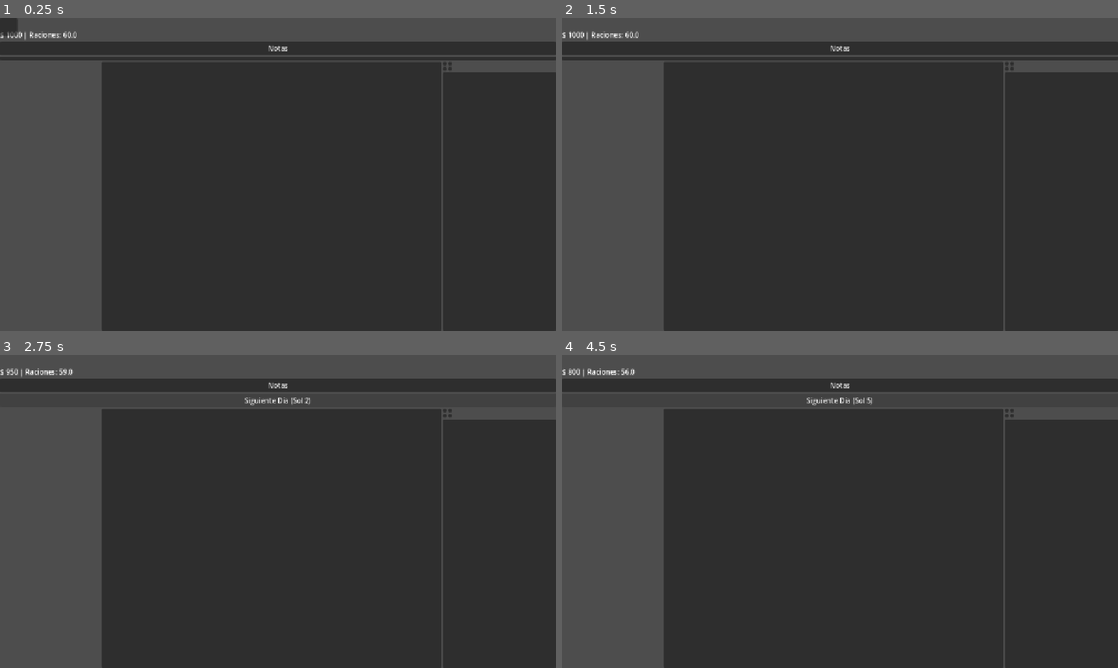
Above: before the commit, frames 1-4 (two rows, left to right).
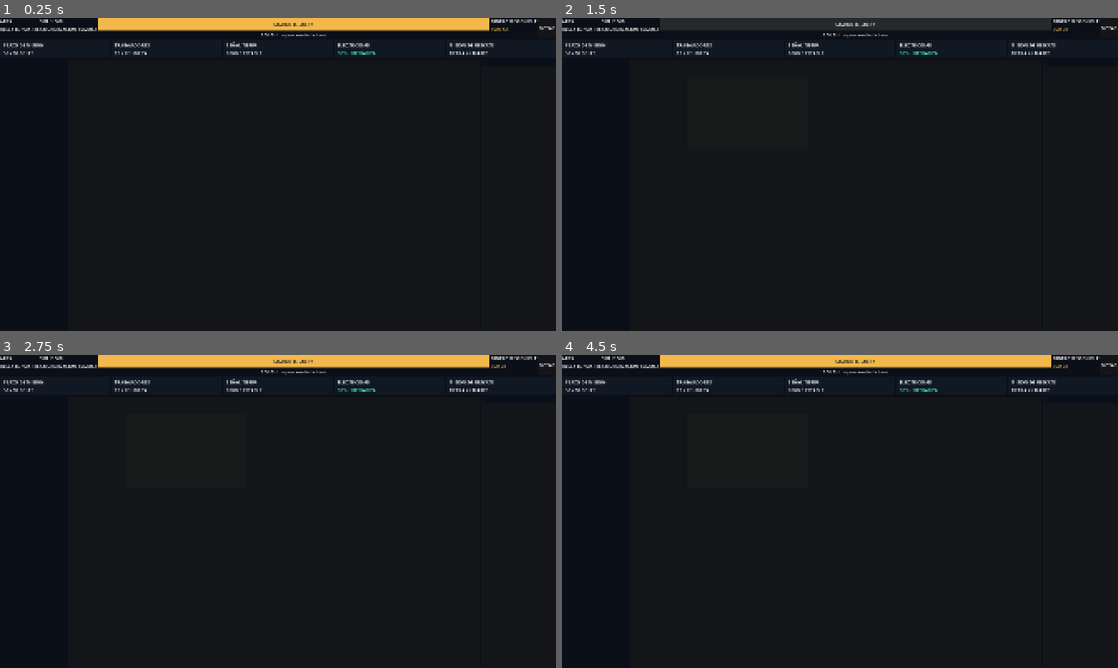
Above: after the commit, the same moments.

Repository: Limoncito1264/los-peculiares
Game: Godot game, scene res://scenes/cockpit_main.tscn
The game is run twice, just before and just after one commit, with the same random seed, the same clock (stepped at 60 frames per second) and the same inputs. The project has no main scene, so this scene is started directly.
Inputs (mouse positions are in pixels of both pictures, inside the frame that each line leads up to):
- Up to frame 1 (0.25 s): no input
- Up to frame 2 (1.5 s): click "Notas" (after the commit: "NOTAS") at 0.5 s; click (856, 24) at 1.25 s, where only the run after the commit has a clickable "SIGUIENTE SOL >>"
- Up to frame 3 (2.75 s): click (278, 395) at 2.02 s
- Up to frame 4 (4.5 s): click (840, 401) at 2.75 s, where only the run before the commit has a clickable "Siguiente Día (Sol 2)"; click (840, 401) at 3.5 s, where only the run before the commit has a clickable "Siguiente Día (Sol 3)"; click (840, 401) at 4.25 s, where only the run before the commit has a clickable "Siguiente Día (Sol 4)"

The runs differ from the first frame. In frame 1, 100% of the frame differs, in the area x 0-100%, y 0-100%; in frame 2, 95%; in frame 3, 95%; in frame 4, 95%.

Commit message:
Ni idea, minor changes supongo

Diff:
--- a/autoload/GameManager.gd
+++ b/autoload/GameManager.gd
@@ -106,3 +106,126 @@
 func change_phase(new_phase: MissionPhase) -> void:
 	current_phase = new_phase
 	Events.phase_changed.emit(new_phase)
+
+
+# --- SISTEMA DE MANTENIMIENTO ---
+var turno_marte_usado: bool = false
+var fallas_activas: Array[Dictionary] = []
+
+var catalogo_fallas: Array[Dictionary] = [
+	{
+		"id": "mars_antenna",
+		"ubicacion": "MARTE",
+		"titulo": "Antena Desalineada",
+		"desc": "Corta la señal con la Tierra hasta salir a recalibrar el plato.",
+		"costo_dinero": 0,
+		"costo_turno": true
+	},
+	{
+		"id": "mars_solar_dust",
+		"ubicacion": "MARTE",
+		"titulo": "Polvo en Paneles Solares",
+		"desc": "Modo ahorro: apaga la cámara de la Tierra y bloquea las Notas.",
+		"costo_dinero": 0,
+		"costo_turno": true
+	},
+	{
+		"id": "mars_telemetry",
+		"ubicacion": "MARTE",
+		"titulo": "Interferencia en Telemetría",
+		"desc": "Oculta el porcentaje real de avance del cohete.",
+		"costo_dinero": 50,
+		"costo_turno": false
+	},
+	{
+		"id": "mars_clock_drift",
+		"ubicacion": "MARTE",
+		"titulo": "Fallo en Reloj Orbital",
+		"desc": "Desincronización: cada jornada consume 2 Soles del plazo.",
+		"costo_dinero": 0,
+		"costo_turno": true
+	},
+	{
+		"id": "earth_crane",
+		"ubicacion": "TIERRA",
+		"titulo": "Grúa de Ensamblaje Averiada",
+		"desc": "Los chalanes no pueden mover piezas. Construcción detenida.",
+		"costo_dinero": 150,
+		"costo_turno": false
+	},
+	{
+		"id": "earth_weld",
+		"ubicacion": "TIERRA",
+		"titulo": "Soldadura Defectuosa en Tanque",
+		"desc": "Microfractura en el fuselaje. Riesgo crítico en el lanzamiento.",
+		"costo_dinero": 120,
+		"costo_turno": false
+	},
+	{
+		"id": "earth_burnout",
+		"ubicacion": "TIERRA",
+		"titulo": "Agotamiento de los Chalanes",
+		"desc": "El personal en Tierra está exhausto y avanza más lento.",
+		"costo_dinero": 100,
+		"costo_turno": false
+	},
+	{
+		"id": "earth_shortcircuit",
+		"ubicacion": "TIERRA",
+		"titulo": "Cortocircuito en Banco de Pruebas",
+		"desc": "El balance energético de la nave pierde -15 puntos.",
+		"costo_dinero": 90,
+		"costo_turno": false
+	},
+	{
+		"id": "earth_cleanroom",
+		"ubicacion": "TIERRA",
+		"titulo": "Polvo en la Sala Limpia",
+		"desc": "Contaminación en sensores: pierdes -5 puntos de ciencia por Sol.",
+		"costo_dinero": 75,
+		"costo_turno": false
+	}
+]
+
+func tiene_falla(id_falla: String) -> bool:
+	for f in fallas_activas:
+		if f["id"] == id_falla:
+			return true
+	return false
+
+func intentar_generar_falla() -> void:
+	turno_marte_usado = false
+	if fallas_activas.size() < 4 and randf() < 0.40:
+		var disponibles: Array[Dictionary] = []
+		for item in catalogo_fallas:
+			if not tiene_falla(item["id"]):
+				disponibles.append(item)
+		if disponibles.size() > 0:
+			var nueva: Dictionary = disponibles.pick_random().duplicate()
+			fallas_activas.append(nueva)
+			if nueva["id"] == "mars_antenna":
+				has_signal = false
+				Events.signal_status_changed.emit(false)
+
+func reparar_falla(indice: int) -> bool:
+	if indice < 0 or indice >= fallas_activas.size():
+		return false
+	var falla: Dictionary = fallas_activas[indice]
+	if falla["ubicacion"] == "TIERRA":
+		if not has_signal or budget < falla["costo_dinero"]:
+			return false
+		budget -= falla["costo_dinero"]
+	elif falla["ubicacion"] == "MARTE":
+		if falla["costo_turno"] and turno_marte_usado:
+			return false
+		if budget < falla["costo_dinero"]:
+			return false
+		budget -= falla["costo_dinero"]
+		if falla["costo_turno"]:
+			turno_marte_usado = true
+		if falla["id"] == "mars_antenna":
+			has_signal = true
+			Events.signal_status_changed.emit(true)
+	fallas_activas.remove_at(indice)
+	Events.resources_updated.emit()
+	return true
--- a/project.godot
+++ b/project.godot
@@ -21,8 +21,8 @@
 
 [display]
 
-window/size/viewport_width=1280
-window/size/viewport_height=720
+window/size/viewport_width=1920
+window/size/viewport_height=1080
 window/stretch/mode="canvas_items"
 window/stretch/aspect="expand"
 
--- a/scenes/cockpit_main.gd
+++ b/scenes/cockpit_main.gd
@@ -2,11 +2,16 @@
 
 @onready var contenedor_central: PanelContainer = $VBoxPrincipal/CuerpoMonitor/ContenedorCentral
 @onready var ventana_notas: Panel = $VentanaNotas
-@onready var label_presupuesto: Label = $VBoxPrincipal/BarraSuperior/LabelPresupuesto
-@onready var icono_senal: Label = $VBoxPrincipal/BarraSuperior/IconoSenal
-@onready var btn_siguiente_dia: Button = $VBoxPrincipal/BarraSuperior/BtnSiguienteDia
 
-# Precargamos las 4 escenas centrales (crea archivos vacíos con esos nombres si aún no existen)
+@onready var lbl_sol_contador: Label = $VBoxPrincipal/HeaderSuperior/FilaArriba/CajaSolActual/LblSolContador
+@onready var btn_siguiente_sol: Button = $VBoxPrincipal/HeaderSuperior/FilaArriba/CentroBotonSol/BtnSiguienteSol
+@onready var lbl_dinero_valor: Label = $VBoxPrincipal/HeaderSuperior/FilaArriba/CajaDinero/LblDineroValor
+@onready var btn_notas: Button = $VBoxPrincipal/HeaderSuperior/FilaArriba/BtnNotas
+
+@onready var lbl_plazo_valor: Label = $VBoxPrincipal/HeaderSuperior/FilaTarjetas/CardPlazo/VBox/LblValor
+@onready var lbl_senal_valor: Label = $VBoxPrincipal/HeaderSuperior/FilaTarjetas/CardSenal/VBox/LblValor
+@onready var lbl_electricidad_valor: Label = $VBoxPrincipal/HeaderSuperior/FilaTarjetas/CardElectricidad/VBox/LblValor
+
 var escenas_menu := {
 	"comprar": preload("res://scenes/tab_shop.tscn"),
 	"mantenimiento": preload("res://scenes/tab_maintenance.tscn"),
@@ -15,38 +20,83 @@
 }
 
 func _ready() -> void:
-	# Conectar botones de arriba a la derecha
+	_aplicar_estilo_ares()
+
+	# Conectar los 4 botones de la derecha
 	$VBoxPrincipal/CuerpoMonitor/PanelDerecho/BotonesMenu/BtnComprar.pressed.connect(func(): cambiar_menu("comprar"))
 	$VBoxPrincipal/CuerpoMonitor/PanelDerecho/BotonesMenu/BtnMantenimiento.pressed.connect(func(): cambiar_menu("mantenimiento"))
 	$VBoxPrincipal/CuerpoMonitor/PanelDerecho/BotonesMenu/BtnDiseno.pressed.connect(func(): cambiar_menu("diseno"))
 	$VBoxPrincipal/CuerpoMonitor/PanelDerecho/BotonesMenu/BtnLanzamiento.pressed.connect(func(): cambiar_menu("lanzamiento"))
 
 	# Conectar barra superior
-	$VBoxPrincipal/BarraSuperior/BtnNotas.pressed.connect(func(): ventana_notas.visible = !ventana_notas.visible)
-	btn_siguiente_dia.pressed.connect(_on_siguiente_dia_pressed)
+	btn_siguiente_sol.pressed.connect(_on_siguiente_sol_pressed)
+	btn_notas.pressed.connect(func(): ventana_notas.visible = !ventana_notas.visible)
 
-	# Escuchar cambios globales
-	Events.resources_updated.connect(_actualizar_barra_superior)
+	# Escuchar cambios desde GameManager
+	Events.resources_updated.connect(_actualizar_header)
 	Events.signal_status_changed.connect(_actualizar_senal)
 
-	_actualizar_barra_superior()
+	_actualizar_header()
 	cambiar_menu("comprar")
 
 func cambiar_menu(clave: String) -> void:
-	# Borra el menú anterior del centro
 	for hijo in contenedor_central.get_children():
 		hijo.queue_free()
-
-	# Instancia el nuevo menú seleccionado
 	var nueva_escena = escenas_menu[clave].instantiate()
 	contenedor_central.add_child(nueva_escena)
 
-func _on_siguiente_dia_pressed() -> void:
+func _on_siguiente_sol_pressed() -> void:
 	GameManager.advance_sol()
-	btn_siguiente_dia.text = "Siguiente Día (Sol %d)" % GameManager.current_sol
+	_actualizar_header()
 
-func _actualizar_barra_superior() -> void:
-	label_presupuesto.text = "$ %d | Raciones: %.1f" % [GameManager.budget, GameManager.food_rations]
+func _actualizar_header() -> void:
+	var sol_actual: int = GameManager.current_sol
+	var soles_restantes: int = max(0, 60 - sol_actual)
+
+	lbl_sol_contador.text = "SOL %d / 60" % sol_actual
+	lbl_plazo_valor.text = "%d / 60 SOLES" % soles_restantes
+	lbl_dinero_valor.text = "%d CR" % GameManager.budget
+
+	# Si hay polvo en paneles solares en Marte, baja energía y bloquea Notas
+	var baja_energia: bool = GameManager.tiene_falla("mars_solar_dust")
+	lbl_electricidad_valor.text = "35% · AHORRO" if baja_energia else "88% · OPERATIVA"
+	lbl_electricidad_valor.modulate = Color("#F2B84B") if baja_energia else Color("#4CE0B3")
+	btn_notas.disabled = baja_energia
+	if baja_energia:
+		ventana_notas.visible = false
 
 func _actualizar_senal(esta_en_linea: bool) -> void:
-	icono_senal.text = "SEÑAL: ACTIVA" if esta_en_linea else "SIN SEÑAL"
+	if esta_en_linea:
+		lbl_senal_valor.text = "100% · ESTABLE"
+		lbl_senal_valor.modulate = Color("#4CE0B3")
+	else:
+		lbl_senal_valor.text = "0% · SIN SEÑAL"
+		lbl_senal_valor.modulate = Color("#FF5C5C")
+
+func _aplicar_estilo_ares() -> void:
+	# Botón amarillo "SIGUIENTE SOL >>"
+	var estilo_btn := StyleBoxFlat.new()
+	estilo_btn.bg_color = Color("#F2B84B")
+	estilo_btn.set_corner_radius_all(3)
+	estilo_btn.content_margin_left = 24
+	estilo_btn.content_margin_right = 24
+	estilo_btn.content_margin_top = 10
+	estilo_btn.content_margin_bottom = 10
+
+	btn_siguiente_sol.add_theme_stylebox_override("normal", estilo_btn)
+	btn_siguiente_sol.add_theme_color_override("font_color", Color("#0B111A"))
+	lbl_dinero_valor.modulate = Color("#F2B84B")
+
+	# Estilo oscuro con borde azulado para las 5 tarjetas
+	var estilo_card := StyleBoxFlat.new()
+	estilo_card.bg_color = Color("#101824")
+	estilo_card.border_color = Color("#22324A")
+	estilo_card.set_border_width_all(1)
+	estilo_card.content_margin_left = 12
+	estilo_card.content_margin_right = 12
+	estilo_card.content_margin_top = 8
+	estilo_card.content_margin_bottom = 8
+
+	for card in $VBoxPrincipal/HeaderSuperior/FilaTarjetas.get_children():
+		if card is PanelContainer:
+			card.add_theme_stylebox_override("panel", estilo_card)
--- a/scenes/cockpit_main.tscn
+++ b/scenes/cockpit_main.tscn
@@ -11,6 +11,15 @@
 grow_vertical = 2
 script = ExtResource("1_tm1x2")
 
+[node name="ColorRect" type="ColorRect" parent="." unique_id=843242540]
+layout_mode = 1
+anchors_preset = 15
+anchor_right = 1.0
+anchor_bottom = 1.0
+grow_horizontal = 2
+grow_vertical = 2
+color = Color(0.039215688, 0.05882353, 0.09411765, 1)
+
 [node name="VBoxPrincipal" type="VBoxContainer" parent="." unique_id=1608062145]
 layout_mode = 1
 anchors_preset = 15
@@ -19,21 +28,139 @@
 grow_horizontal = 2
 grow_vertical = 2
 
-[node name="BarraSuperior" type="VBoxContainer" parent="VBoxPrincipal" unique_id=1063356828]
-layout_mode = 2
-
-[node name="IconoSenal" type="Label" parent="VBoxPrincipal/BarraSuperior" unique_id=1746043241]
-layout_mode = 2
-
-[node name="LabelPresupuesto" type="Label" parent="VBoxPrincipal/BarraSuperior" unique_id=1400184965]
-layout_mode = 2
-
-[node name="BtnNotas" type="Button" parent="VBoxPrincipal/BarraSuperior" unique_id=696429360]
-layout_mode = 2
-text = "Notas"
-
-[node name="BtnSiguienteDia" type="Button" parent="VBoxPrincipal/BarraSuperior" unique_id=866029354]
-layout_mode = 2
+[node name="HeaderSuperior" type="VBoxContainer" parent="VBoxPrincipal" unique_id=2062049628]
+layout_mode = 2
+
+[node name="FilaArriba" type="HBoxContainer" parent="VBoxPrincipal/HeaderSuperior" unique_id=1899574106]
+layout_mode = 2
+
+[node name="CajaLogo" type="VBoxContainer" parent="VBoxPrincipal/HeaderSuperior/FilaArriba" unique_id=642748666]
+layout_mode = 2
+
+[node name="LblTitulo" type="Label" parent="VBoxPrincipal/HeaderSuperior/FilaArriba/CajaLogo" unique_id=1169762557]
+layout_mode = 2
+text = "ARES"
+
+[node name="LblSubtitulo" type="Label" parent="VBoxPrincipal/HeaderSuperior/FilaArriba/CajaLogo" unique_id=931260975]
+layout_mode = 2
+text = "RESCATE / MARTE"
+
+[node name="CajaSolActual" type="VBoxContainer" parent="VBoxPrincipal/HeaderSuperior/FilaArriba" unique_id=1789404817]
+layout_mode = 2
+
+[node name="LblSolContador" type="Label" parent="VBoxPrincipal/HeaderSuperior/FilaArriba/CajaSolActual" unique_id=1296828083]
+layout_mode = 2
+text = "SOL 0 / 60"
+
+[node name="LblEstadoRemoto" type="Label" parent="VBoxPrincipal/HeaderSuperior/FilaArriba/CajaSolActual" unique_id=918577628]
+layout_mode = 2
+text = "COORDINACION REMOTA"
+
+[node name="CentroBotonSol" type="VBoxContainer" parent="VBoxPrincipal/HeaderSuperior/FilaArriba" unique_id=518342658]
+layout_mode = 2
+size_flags_horizontal = 3
+
+[node name="BtnSiguienteSol" type="Button" parent="VBoxPrincipal/HeaderSuperior/FilaArriba/CentroBotonSol" unique_id=1422432592]
+layout_mode = 2
+text = "SIGUIENTE SOL >>"
+
+[node name="LblProximoEvento" type="Label" parent="VBoxPrincipal/HeaderSuperior/FilaArriba/CentroBotonSol" unique_id=1181082967]
+layout_mode = 2
+text = "SOL 3 * Inspeccion de la base"
+horizontal_alignment = 1
+
+[node name="CajaDinero" type="VBoxContainer" parent="VBoxPrincipal/HeaderSuperior/FilaArriba" unique_id=1328109876]
+layout_mode = 2
+
+[node name="LblDineroTitulo" type="Label" parent="VBoxPrincipal/HeaderSuperior/FilaArriba/CajaDinero" unique_id=779969946]
+layout_mode = 2
+text = "DINERO DISPONIBLE"
+
+[node name="LblDineroValor" type="Label" parent="VBoxPrincipal/HeaderSuperior/FilaArriba/CajaDinero" unique_id=1354671673]
+layout_mode = 2
+text = "1000 $"
+
+[node name="BtnNotas" type="Button" parent="VBoxPrincipal/HeaderSuperior/FilaArriba" unique_id=732217009]
+layout_mode = 2
+text = "NOTAS"
+
+[node name="FilaTarjetas" type="HBoxContainer" parent="VBoxPrincipal/HeaderSuperior" unique_id=2075919647]
+layout_mode = 2
+
+[node name="CardPlazo" type="PanelContainer" parent="VBoxPrincipal/HeaderSuperior/FilaTarjetas" unique_id=1004290511]
+layout_mode = 2
+size_flags_horizontal = 3
+
+[node name="VBox" type="VBoxContainer" parent="VBoxPrincipal/HeaderSuperior/FilaTarjetas/CardPlazo" unique_id=1526109983]
+layout_mode = 2
+
+[node name="LblTitulo" type="Label" parent="VBoxPrincipal/HeaderSuperior/FilaTarjetas/CardPlazo/VBox" unique_id=352551604]
+layout_mode = 2
+text = "PLAZO DE MISION"
+
+[node name="LblValor" type="Label" parent="VBoxPrincipal/HeaderSuperior/FilaTarjetas/CardPlazo/VBox" unique_id=360212534]
+layout_mode = 2
+text = "60 / 60 SOLES"
+
+[node name="CardTrabajadores" type="PanelContainer" parent="VBoxPrincipal/HeaderSuperior/FilaTarjetas" unique_id=1004173706]
+layout_mode = 2
+size_flags_horizontal = 3
+
+[node name="VBox" type="VBoxContainer" parent="VBoxPrincipal/HeaderSuperior/FilaTarjetas/CardTrabajadores" unique_id=455486833]
+layout_mode = 2
+
+[node name="LblTitulo" type="Label" parent="VBoxPrincipal/HeaderSuperior/FilaTarjetas/CardTrabajadores/VBox" unique_id=1243727327]
+layout_mode = 2
+text = "TRABAJADORES"
+
+[node name="LblValor" type="Label" parent="VBoxPrincipal/HeaderSuperior/FilaTarjetas/CardTrabajadores/VBox" unique_id=257217101]
+layout_mode = 2
+text = "12 / 12 LIBRES"
+
+[node name="CardSenal" type="PanelContainer" parent="VBoxPrincipal/HeaderSuperior/FilaTarjetas" unique_id=1307021454]
+layout_mode = 2
+size_flags_horizontal = 3
+
+[node name="VBox" type="VBoxContainer" parent="VBoxPrincipal/HeaderSuperior/FilaTarjetas/CardSenal" unique_id=1080241]
+layout_mode = 2
+
+[node name="LblTitulo" type="Label" parent="VBoxPrincipal/HeaderSuperior/FilaTarjetas/CardSenal/VBox" unique_id=521770656]
+layout_mode = 2
+text = "SEÑAL TIERRA"
+
+[node name="LblValor" type="Label" parent="VBoxPrincipal/HeaderSuperior/FilaTarjetas/CardSenal/VBox" unique_id=1588681079]
+layout_mode = 2
+text = "100% * ESTABLE"
+
+[node name="CardElectricidad" type="PanelContainer" parent="VBoxPrincipal/HeaderSuperior/FilaTarjetas" unique_id=1291451763]
+layout_mode = 2
+size_flags_horizontal = 3
+
+[node name="VBox" type="VBoxContainer" parent="VBoxPrincipal/HeaderSuperior/FilaTarjetas/CardElectricidad" unique_id=683454585]
+layout_mode = 2
+
+[node name="LblTitulo" type="Label" parent="VBoxPrincipal/HeaderSuperior/FilaTarjetas/CardElectricidad/VBox" unique_id=1873294610]
+layout_mode = 2
+text = "ELECTRICIDAD"
+
+[node name="LblValor" type="Label" parent="VBoxPrincipal/HeaderSuperior/FilaTarjetas/CardElectricidad/VBox" unique_id=103656834]
+layout_mode = 2
+text = "88% * OPERATIVA"
+
+[node name="CardMision" type="PanelContainer" parent="VBoxPrincipal/HeaderSuperior/FilaTarjetas" unique_id=1959734893]
+layout_mode = 2
+size_flags_horizontal = 3
+
+[node name="VBox" type="VBoxContainer" parent="VBoxPrincipal/HeaderSuperior/FilaTarjetas/CardMision" unique_id=1721426385]
+layout_mode = 2
+
+[node name="LblTitulo" type="Label" parent="VBoxPrincipal/HeaderSuperior/FilaTarjetas/CardMision/VBox" unique_id=280862193]
+layout_mode = 2
+text = "MISION DE RESCATE"
+
+[node name="LblValor" type="Label" parent="VBoxPrincipal/HeaderSuperior/FilaTarjetas/CardMision/VBox" unique_id=1743430322]
+layout_mode = 2
+text = "TIERRA >> MARTE"
 
 [node name="CuerpoMonitor" type="HBoxContainer" parent="VBoxPrincipal" unique_id=218580042]
 layout_mode = 2
@@ -79,12 +206,17 @@
 size_flags_vertical = 3
 
 [node name="VentanaNotas" type="Panel" parent="." unique_id=2020837510]
-layout_mode = 0
-offset_right = 40.0
-offset_bottom = 40.0
-
-[node name="TextEdit" type="TextEdit" parent="VentanaNotas" unique_id=1204014658]
 visible = false
 layout_mode = 0
-offset_right = 8.0
-offset_bottom = 8.0
+offset_left = 430.0
+offset_top = 200.0
+offset_right = 850.0
+offset_bottom = 460.0
+
+[node name="TextEdit" type="TextEdit" parent="VentanaNotas" unique_id=1204014658]
+layout_mode = 1
+anchors_preset = 15
+anchor_right = 1.0
+anchor_bottom = 1.0
+grow_horizontal = 2
+grow_vertical = 2
